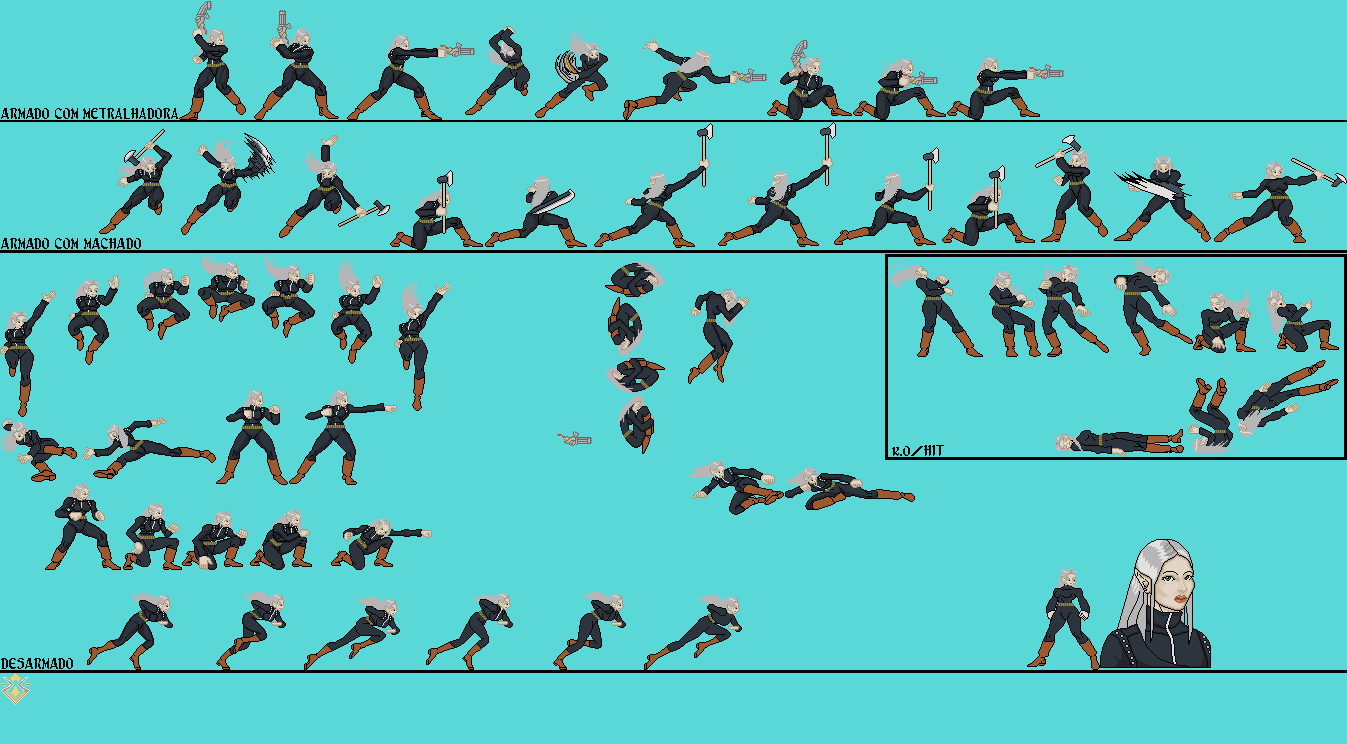
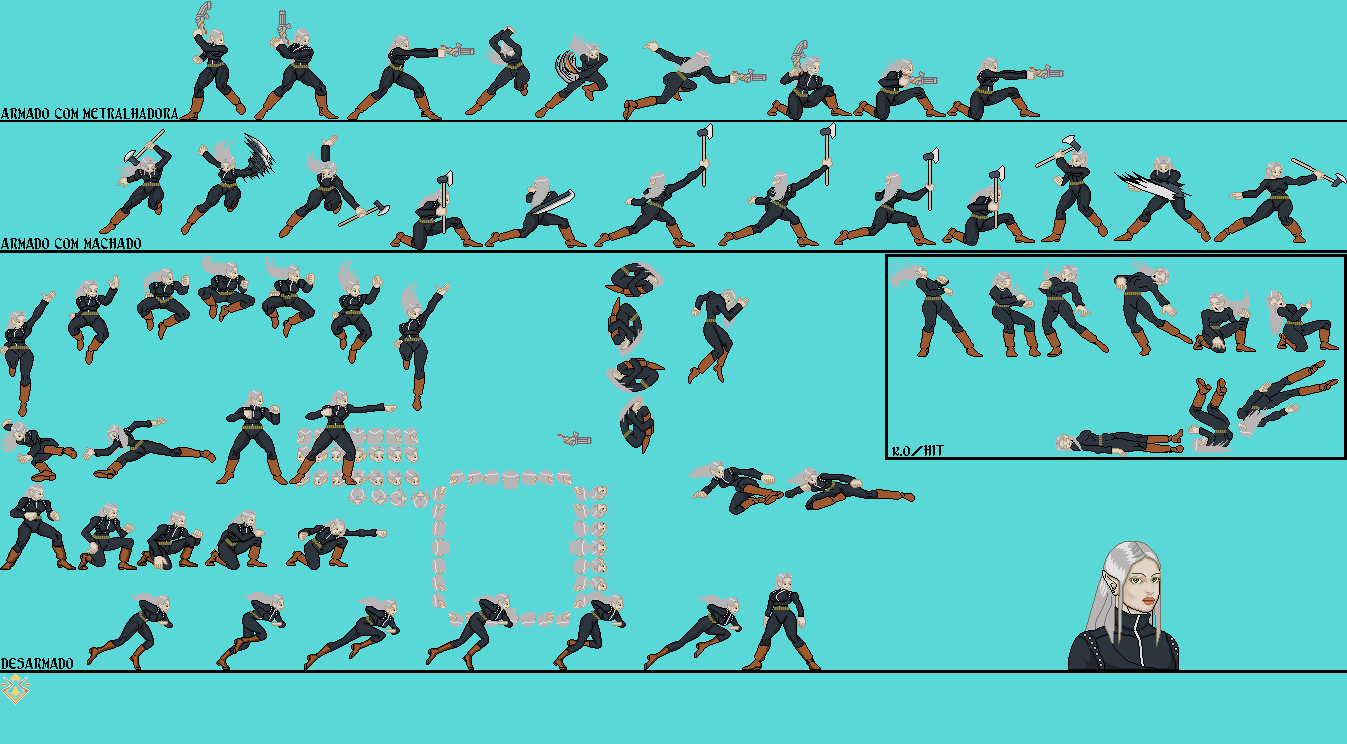
Comparing the layer stacks of the two 1347 x 744 images. Changes:
painted on "arma Mescladas" (1st of 15, in "Usando metralhadora") over bbox(410, 428, 1208, 640)
painted on "Copiar de Pintar camada 3" (2nd of 3, in "Hit") over bbox(10, 428, 609, 512)
painted on "K.O" over bbox(10, 428, 609, 512)
painted on "arma Mescladas" (9th of 15, in "Desarmado") over bbox(88, 576, 1211, 670)
painted on "arma Mescladas" (10th of 15, in "Desarmado") over bbox(0, 448, 1208, 640)
painted on "arma Mescladas" (11th of 15, in "Desarmado") over bbox(0, 428, 1211, 670)
painted on "Pintar camada 1" over bbox(703, 541, 1151, 670)
painted on "Copiar de Pintar camada 3" (3rd of 3, in "Desarmado") over bbox(88, 640, 1211, 670)
painted on "arma Mescladas" (12th of 15, in "Desarmado") over bbox(297, 428, 418, 448)
painted on "wall jump Mescladas" over bbox(512, 470, 609, 512)
painted on "Dash" over bbox(379, 428, 800, 602)
painted on "arma Mescladas" (13th of 15) over bbox(88, 640, 1211, 670)
painted on "Mork face" over bbox(90, 512, 1211, 670)
showed "arma Mescladas" (15th of 15), painted on it over bbox(218, 428, 1114, 670)
painted on "Background" over bbox(0, 428, 1211, 670)
